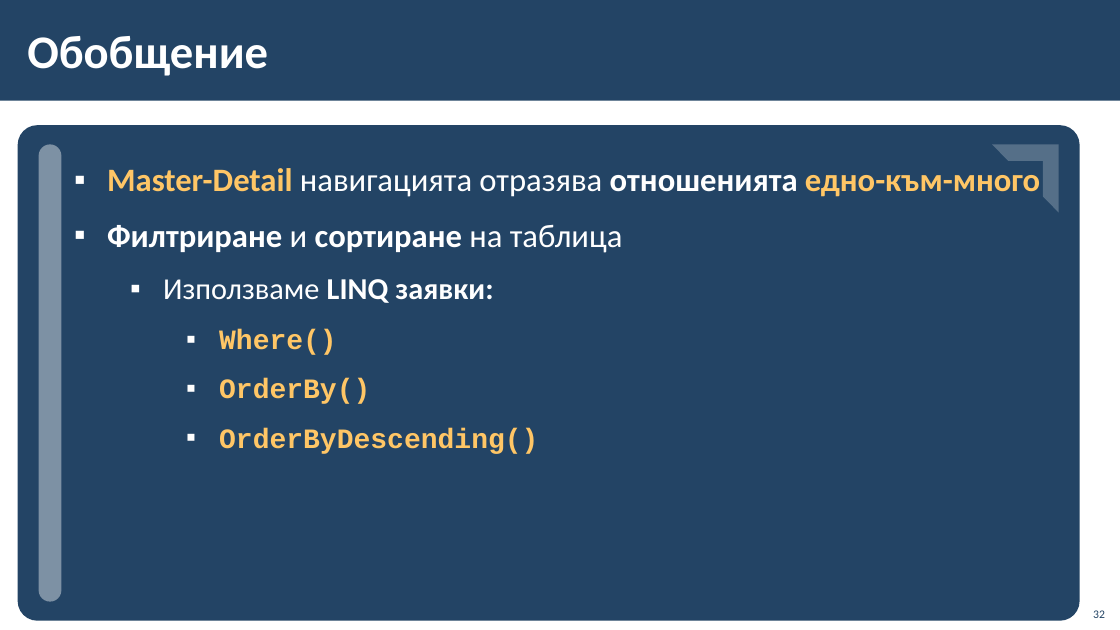
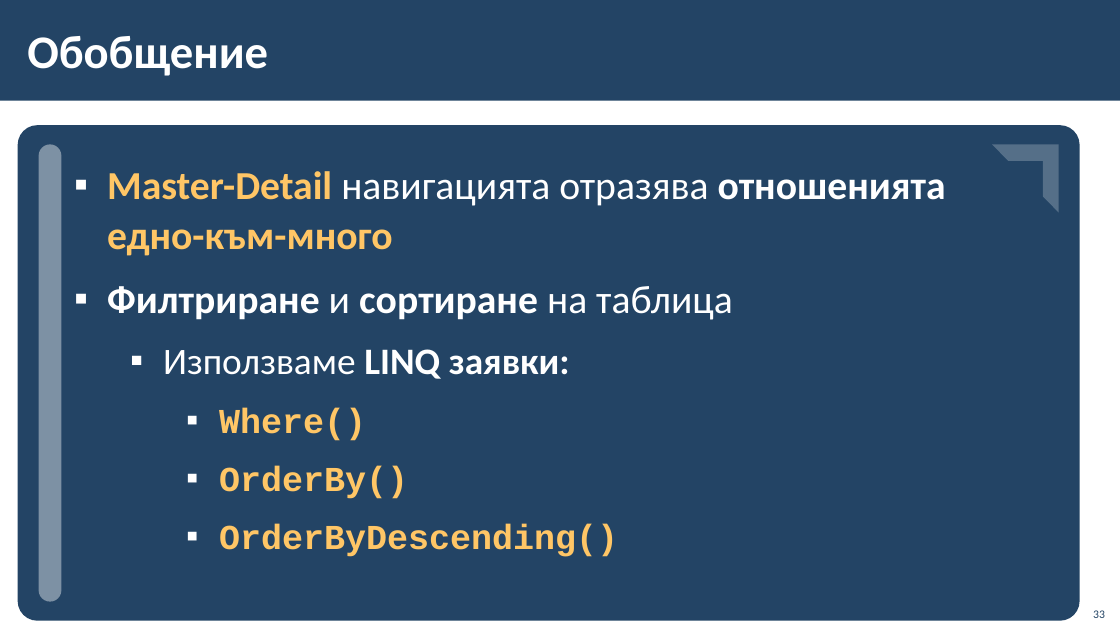
Before and after one commit to BG-IT-Edu/School-Programming, a slide deck: slide 33 of Courses/Software-Sciences/Module-4-Information-Systems-New/08-Navigation-between-Tables/08-Navigation-between-Tables.pptx (slide 32 before the commit). Drawn at 1120x630 pixels with LibreOffice and Linux fonts; fonts in the diff are those of the drawing; background and template pictures are left out. Boxes give left, top, right and bottom in pixels: in the first picture for what was removed or moved away, otherwise in the second. Text is boxed around its words. In the diff, an @@ line names an element or a change of style, - is before the commit and + after.

```diff
--- a/Courses/Software-Sciences/Module-4-Information-Systems-New/08-Navigation-between-Tables/08-Navigation-between-Tables.pptx
+++ b/Courses/Software-Sciences/Module-4-Information-Systems-New/08-Navigation-between-Tables/08-Navigation-between-Tables.pptx
@@ text "Master-Detail навигацията отразява отношенията едно-към-мног ..." at bbox=[107, 171, 946, 557]: size 28 to 34 pt in "Master-Detail навигацията отразява отношенията едно-към-мног ...", "Филтриране и сортиране на таблица"; size 26 to 32 pt in "Използваме LINQ заявки:"; size 24 to 30 pt in "Where()", "OrderBy()", "OrderByDescending()" @@
```
Also in this commit, not shown: 3 other slides changed, 1 slide added.
